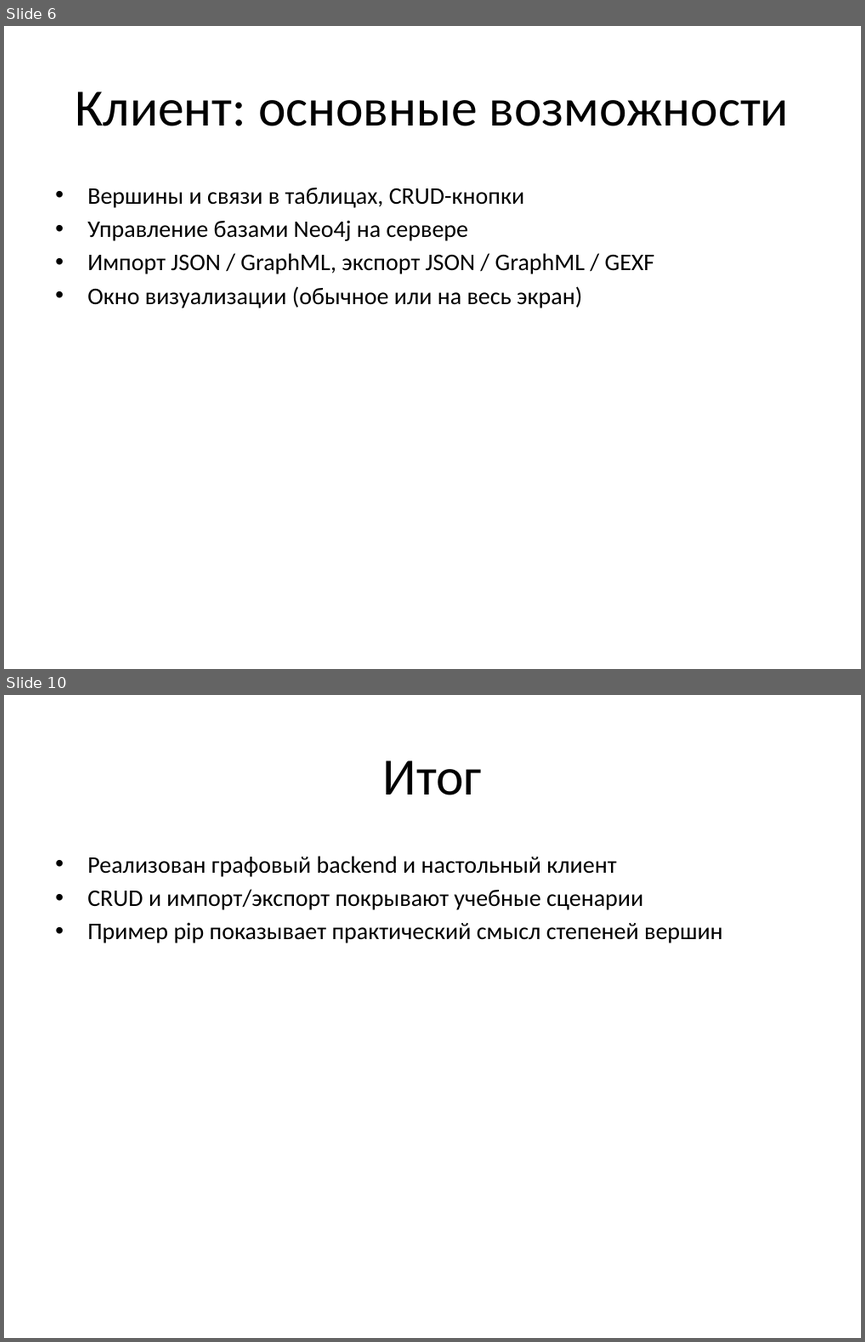
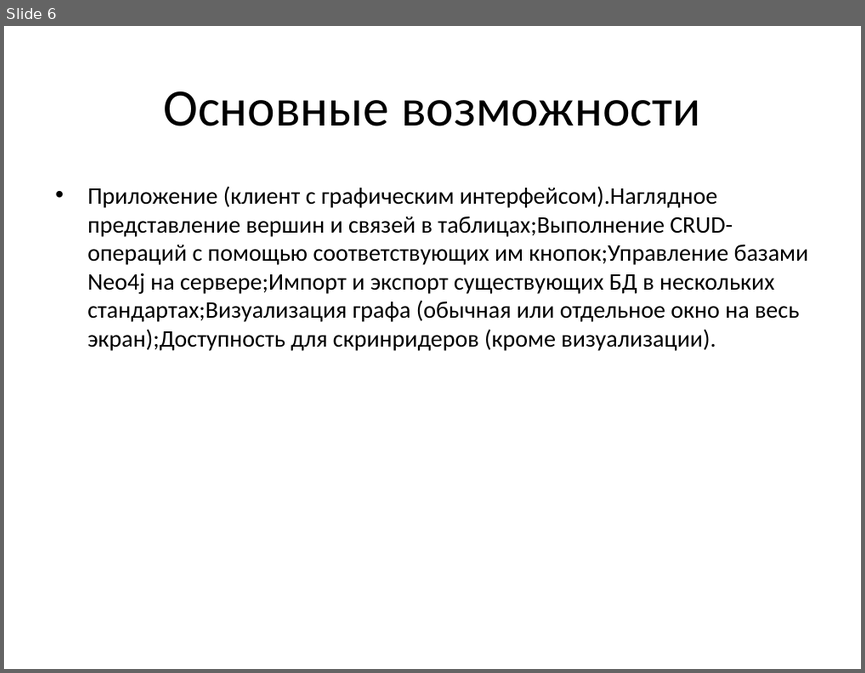
Before and after one commit to SasnikOmega/graph-search-engine, a slide deck: docs/презентация.pptx. Shown one above the other, each under a label of ours: slides 6 and 10 before the commit, slide 6 after it; the slides between them are not shown. The pictures are 865x1342 and 865x673 pixels, drawn with LibreOffice and Linux fonts; fonts in the diff are those of the drawing. Boxes give left, top, right and bottom in pixels: in the first picture for what was removed or moved away, otherwise in the second. Text is boxed around its words. In the diff, an @@ line names an element or a change of style, - is before the commit and + after.

```diff
--- a/docs/презентация.pptx
+++ b/docs/презентация.pptx
@@ slide 10 removed at bbox=[4, 695, 861, 1338], background #FFFFFF @@
@@ title removed at bbox=[383, 760, 482, 795] @@
-Итог
@@ text removed at bbox=[87, 856, 723, 943] @@
-• Реализован графовый backend и настольный клиент
-• CRUD и импорт/экспорт покрывают учебные сценарии
-• Пример pip показывает практический смысл степеней вершин
@@ slide 6 changed as well @@
@@ title at bbox=[163, 91, 700, 126]: text changed @@
-Клиент: основные возможности
+Основные возможности
@@ text at bbox=[87, 186, 809, 351]: text changed @@
-• Вершины и связи в таблицах, CRUD-кнопки
-• Управление базами Neo4j на сервере
-• Импорт JSON / GraphML, экспорт JSON / GraphML / GEXF
-• Окно визуализации (обычное или на весь экран)
+• Приложение (клиент с графическим интерфейсом).Наглядное представление вершин и связей в таблицах;Выполнение CRUD-операций с помощью соответствующих им кнопок;Управление базами Neo4j на сервере;Импорт и экспорт существующих БД в нескольких стандартах;Визуализация графа (обычная или отдельное окно на весь экран);Доступность для скринридеров (кроме визуализации).
```
Also in this commit, not shown: 6 other slides changed, 4 slides added, 2 other slides removed.
